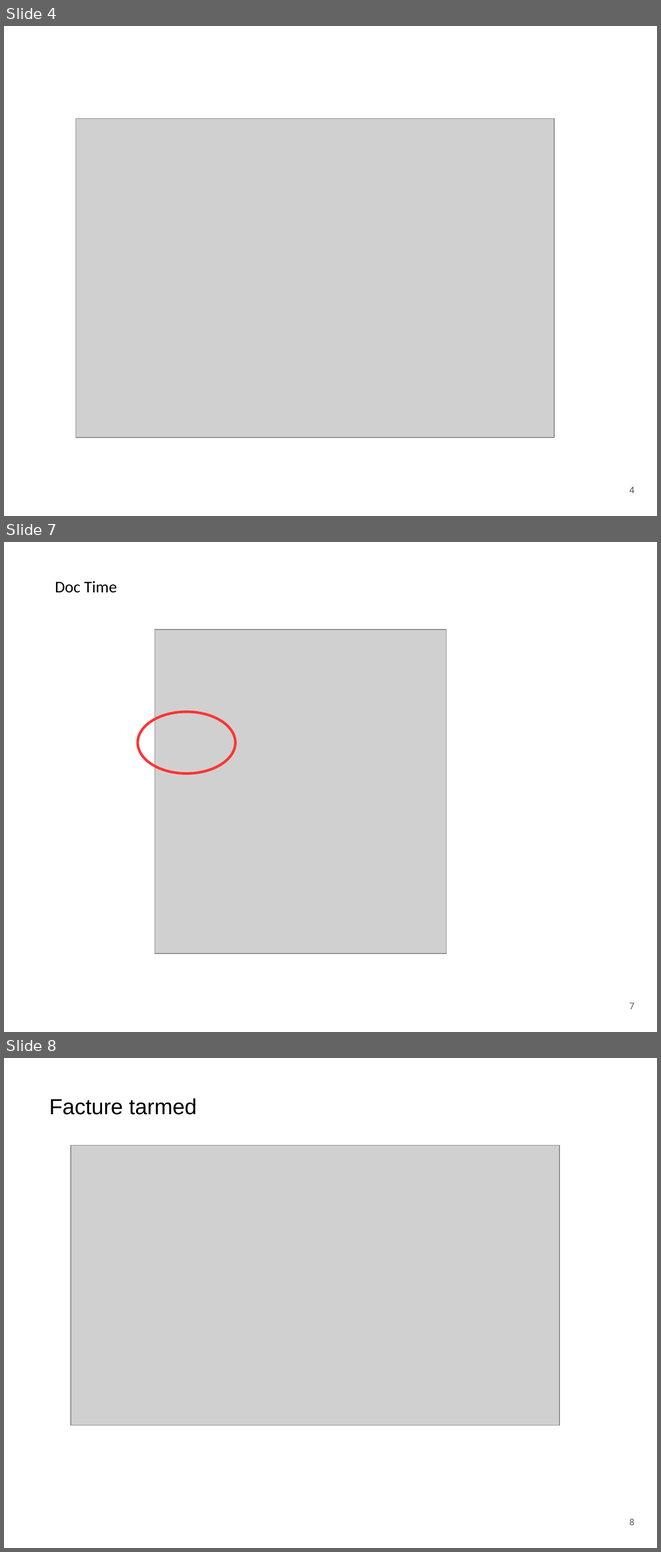
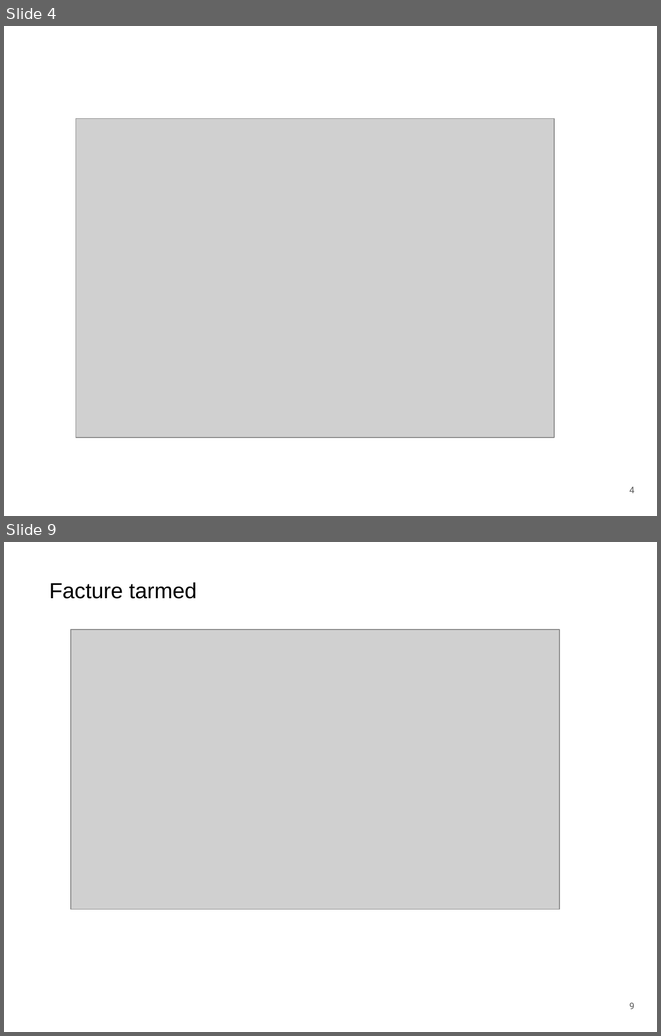
Before and after one commit to giodemaio/hackathonGM, a slide deck: GM IT Hackathon PITCH Doc Time.pptx. Shown one above the other, each under a label of ours: slides 4, 7 and 8 before the commit, slides 4 and 9 after it; the slides between them are not shown. The pictures are 661x1552 and 661x1036 pixels, drawn with LibreOffice and Linux fonts; fonts in the diff are those of the drawing; grey boxes stand for pictures; background and template pictures are left out. Boxes give left, top, right and bottom in pixels: in the first picture for what was removed or moved away, otherwise in the second. Text is boxed around its words. In the diff, an @@ line names an element or a change of style, - is before the commit and + after.

```diff
--- a/GM IT Hackathon PITCH Doc Time.pptx
+++ b/GM IT Hackathon PITCH Doc Time.pptx
@@ slide 7 removed at (x1=4, y1=542, x2=657, y2=1032), background picture (left out) @@
@@ text removed at (x1=55, y1=581, x2=117, y2=593) @@
-Doc Time
@@ picture removed at (x1=155, y1=629, x2=446, y2=953) @@
@@ ellipse removed at (x1=138, y1=712, x2=236, y2=773) @@
@@ page number removed at (x1=629, y1=1003, x2=635, y2=1009) @@
-7
@@ what was slide 8 is now slide 9 @@
@@ page number at (x1=629, y1=1002, x2=635, y2=1009): text changed @@
-8
+9
```
Also in this commit, not shown: 2 slides changed, 3 slides added, 1 other slide removed.
